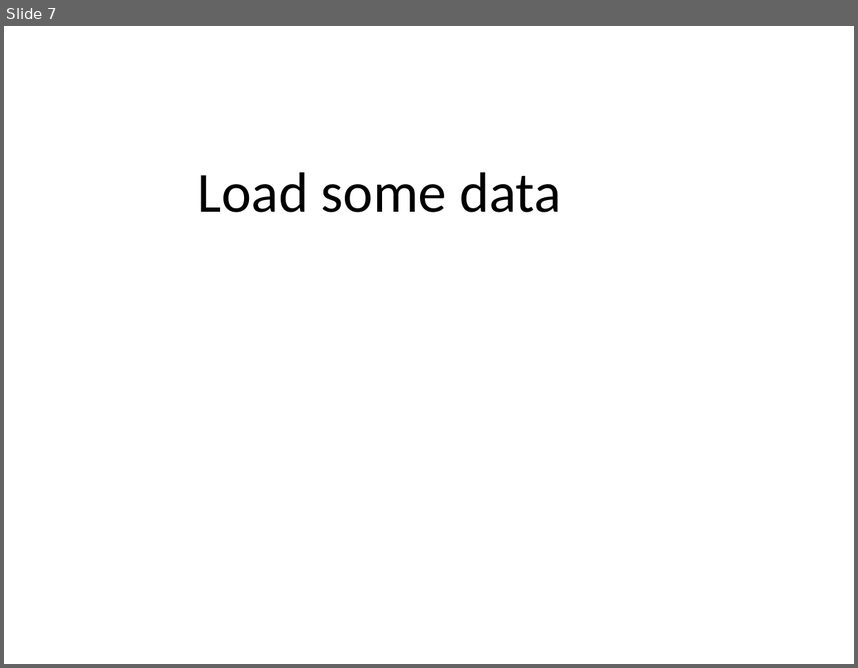
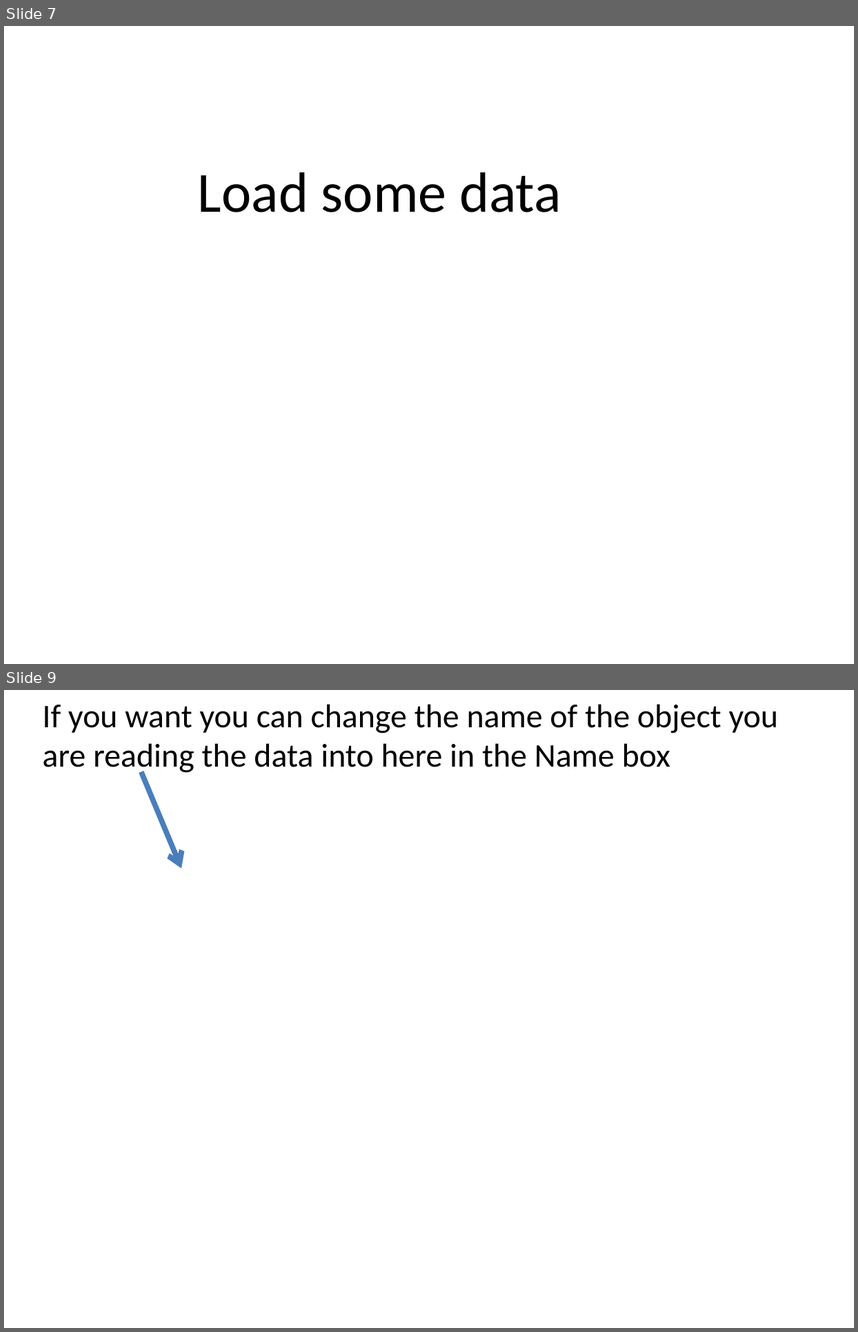
Before and after one commit to JonMinton/AQMEN_Data_Vis_Workshop, a slide deck: additional_material/ellie/GettingStartedwithRandRStudio.ppt. Shown one above the other, each under a label of ours: slide 7 before the commit, slides 7 and 9 after it; the slides between them are not shown. The pictures are 858x668 and 858x1332 pixels, drawn with LibreOffice and Linux fonts; fonts in the diff are those of the drawing; background and template pictures are left out. Boxes give left, top, right and bottom in pixels: in the first picture for what was removed or moved away, otherwise in the second. Text is boxed around its words. In the diff, an @@ line names an element or a change of style, - is before the commit and + after.

```diff
--- a/additional_material/ellie/GettingStartedwithRandRStudio.ppt
+++ b/additional_material/ellie/GettingStartedwithRandRStudio.ppt
@@ slide 9 added at bbox=[4, 690, 854, 1328], background picture (left out) @@
@@ text added at bbox=[43, 704, 778, 775], 28 pt, text #000000 @@
+If you want you can change the name of the object you are reading the data into here in the Name box
@@ arrow added from (141, 771) to (181, 869), #4A7EBB 4.51 pt @@
```
Also in this commit, not shown: 1 slide removed, 23 other files.
